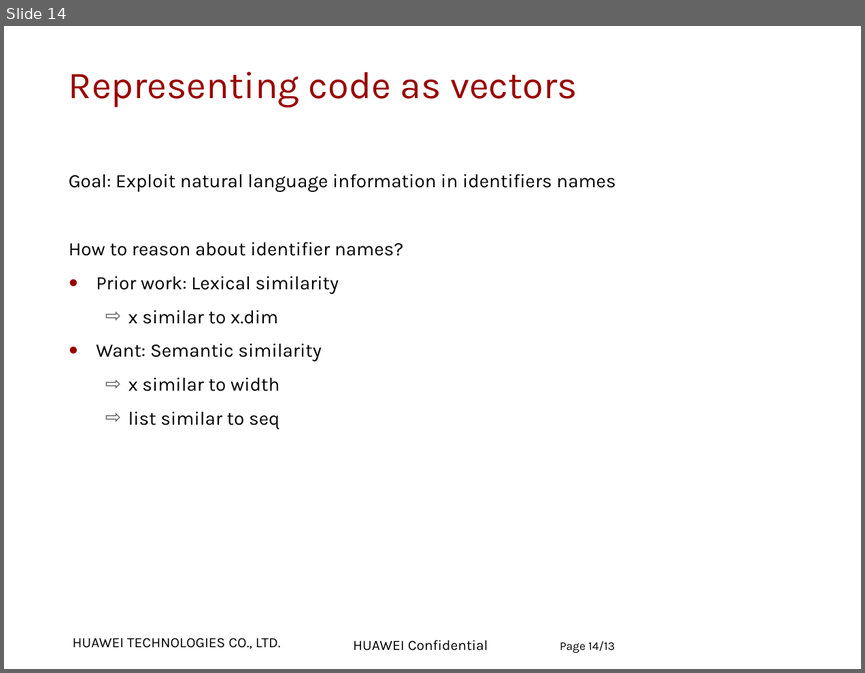
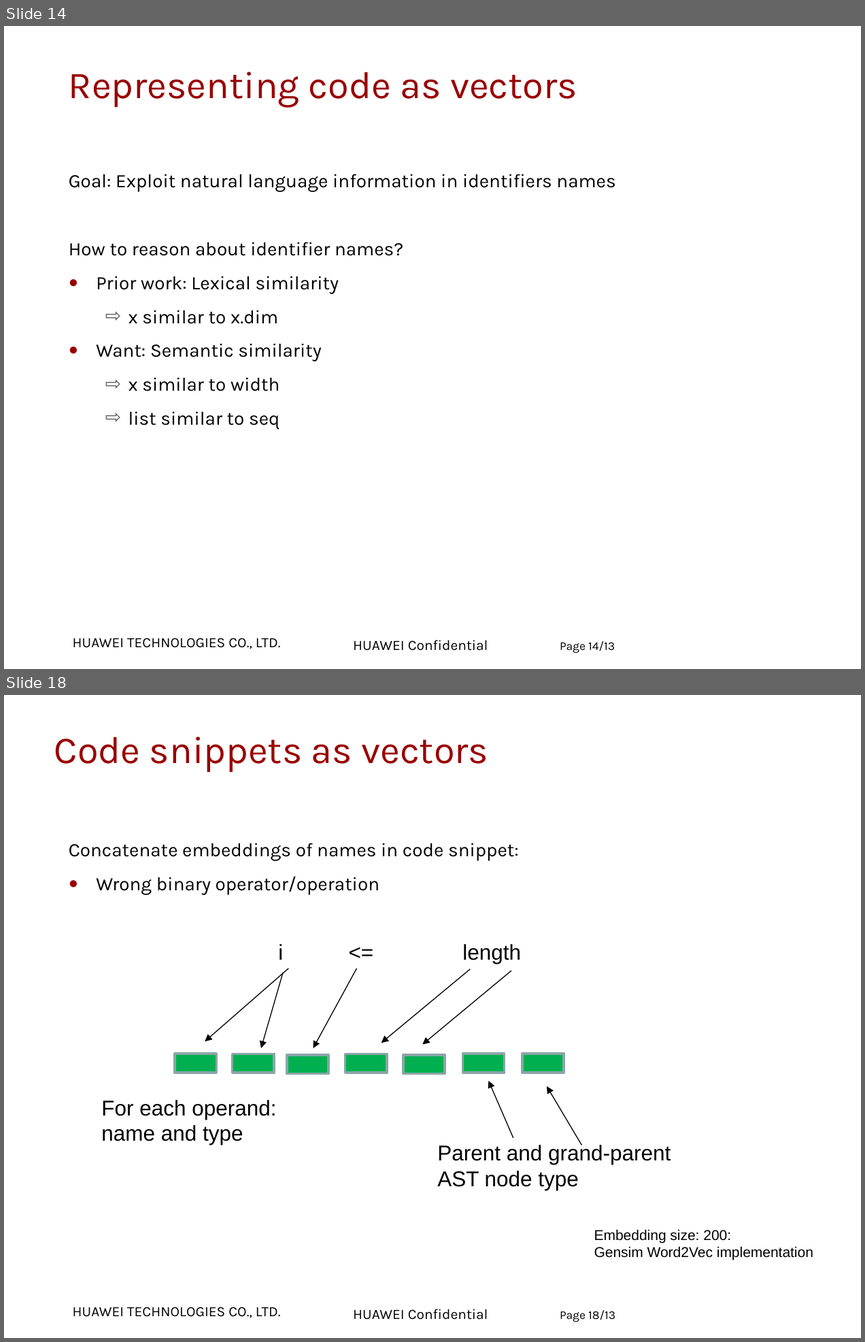
Before and after one commit to zuoqin/DeepBugs, a slide deck: materials/Project Presentation.pptx. Shown one above the other, each under a label of ours: slide 14 before the commit, slides 14 and 18 after it; the slides between them are not shown. The pictures are 865x673 and 865x1342 pixels, drawn with LibreOffice and Linux fonts; fonts in the diff are those of the drawing; background and template pictures are left out. Boxes give left, top, right and bottom in pixels: in the first picture for what was removed or moved away, otherwise in the second. Text is boxed around its words. In the diff, an @@ line names an element or a change of style, - is before the commit and + after.

```diff
--- a/materials/Project Presentation.pptx
+++ b/materials/Project Presentation.pptx
@@ slide 18 added at <box>4,695,861,1338</box>, background #FFFFFF; not listed: 2 template elements that a slide beside it also shows @@
@@ title added at <box>54,736,488,772</box>, 32 pt, text #990000 @@
+Code snippets as vectors
@@ text added at <box>69,843,519,895</box>, 16 pt, text #000000 @@
+Concatenate embeddings of names in code snippet:
+● Wrong binary operator/operation
@@ text added at <box>278,944,521,964</box>, 18 pt, text #000000 @@
+i <= length
@@ arrow added from (288, 968) to (205, 1041), #000000 0.75 pt @@
@@ arrow added from (283, 972) to (261, 1048), #000000 0.75 pt @@
@@ arrow added from (357, 968) to (313, 1048), #000000 0.75 pt @@
@@ arrow added from (470, 969) to (381, 1043), #000000 0.75 pt @@
@@ arrow added from (511, 971) to (422, 1045), #000000 0.75 pt @@
@@ rectangle added at <box>175,1053,216,1072</box>, fill #00B050, outline #8AA6A8 2 pt @@
@@ rectangle added at <box>232,1054,274,1073</box>, fill #00B050, outline #8AA6A8 2 pt @@
@@ rectangle added at <box>287,1055,329,1074</box>, fill #00B050, outline #8AA6A8 2 pt @@
@@ rectangle added at <box>345,1054,387,1073</box>, fill #00B050, outline #8AA6A8 2 pt @@
@@ rectangle added at <box>403,1055,445,1074</box>, fill #00B050, outline #8AA6A8 2 pt @@
@@ rectangle added at <box>462,1053,504,1072</box>, fill #00B050, outline #8AA6A8 2 pt @@
@@ rectangle added at <box>522,1053,564,1072</box>, fill #00B050, outline #8AA6A8 2 pt @@
@@ arrow added from (513, 1138) to (488, 1081), #000000 0.75 pt @@
@@ text added at <box>101,1100,276,1144</box>, 18 pt, text #000000 @@
+For each operand:
+name and type
@@ arrow added from (581, 1145) to (547, 1086), #000000 0.75 pt @@
@@ text added at <box>437,1143,670,1190</box>, 18 pt, text #000000 @@
+Parent and grand-parent
+AST node type
@@ text added at <box>594,1229,813,1260</box>, 12 pt, text #000000 @@
+Embedding size: 200:
+Gensim Word2Vec implementation
@@ page number added at <box>560,1310,615,1322</box>, 10 pt, text #000000 @@
+Page 18/13
```
Also in this commit, not shown: 8 slides changed, 2 other slides added, 1 other file.
